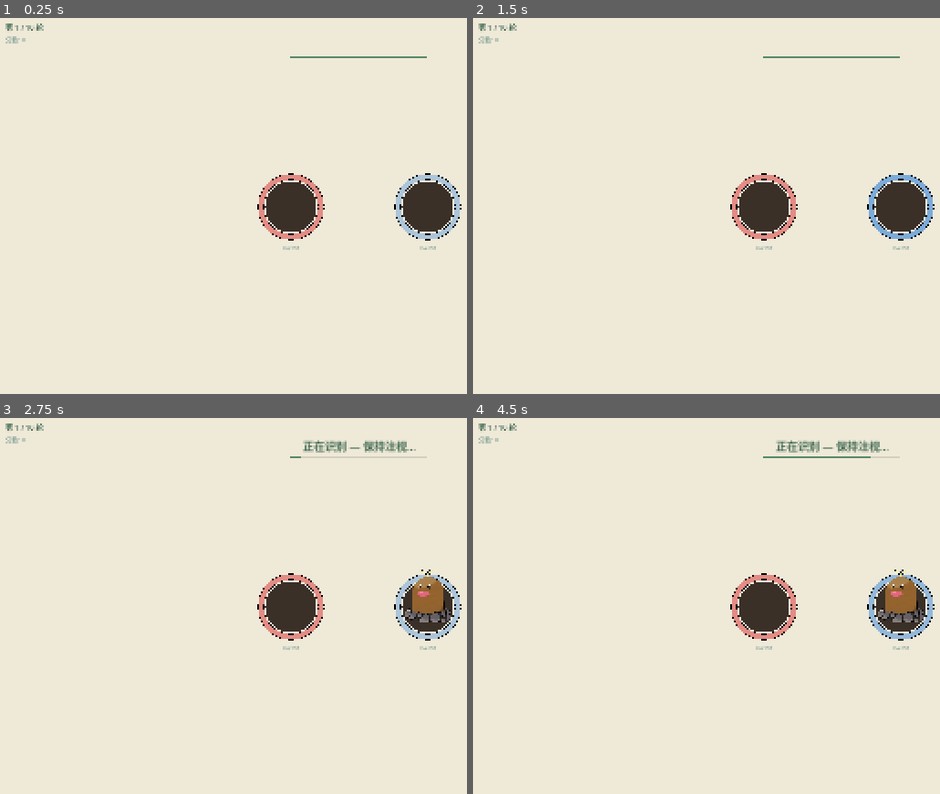
Above: before the commit, frames 1-4 (two rows, left to right).
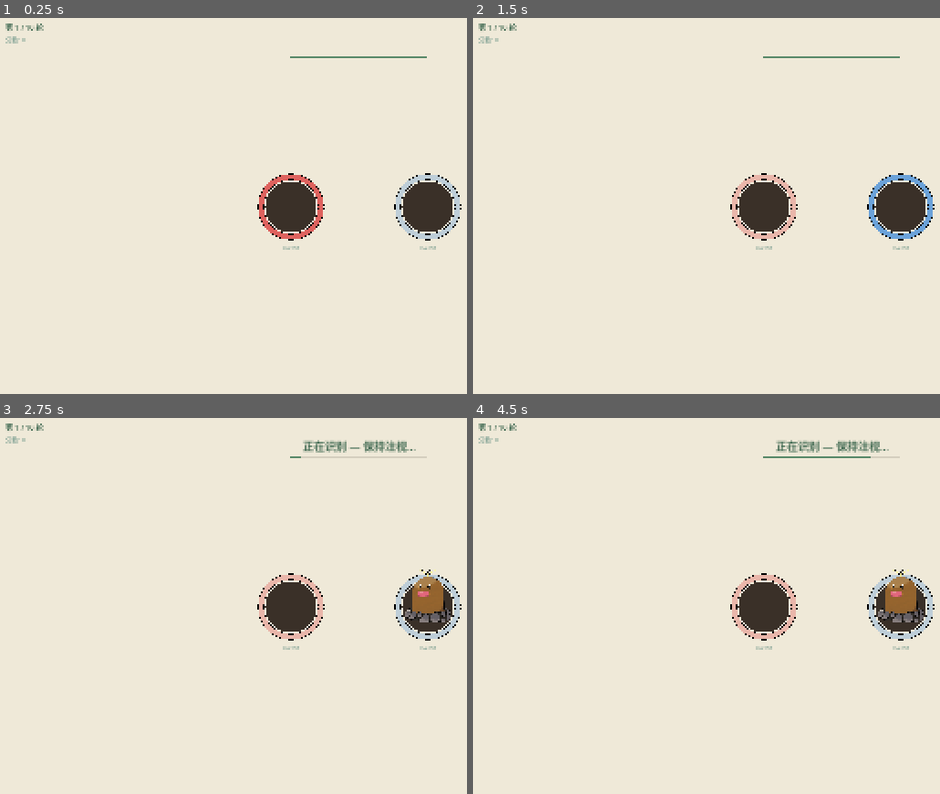
Above: after the commit, the same moments.

Repository: sssd903-tju/MetaBCI_Game
Game: Godot game, scene res://scenes/ssvep/SSVEPGame.tscn
The game is run twice, just before and just after one commit, with the same random seed, the same clock (stepped at 60 frames per second) and the same inputs. This scene is started directly instead of the project's main scene.
Inputs:
- Up to frame 1 (0.25 s): no input
- Up to frame 2 (1.5 s): tap Enter (ui_accept) at 0.5, 0.77 s; hold Up (ui_up) 0.53-1.28 s; tap 1 at 0.6 s; hold Down (ui_down) from 1.28 s (still down); tap 2 at 1.35 s
- Up to frame 3 (2.75 s): tap Enter (ui_accept) at 1.52 s; release Down (ui_down) at 2.03 s; hold Up (ui_up) from 2.03 s (still down); tap 3 at 2.1 s
- Up to frame 4 (4.5 s): tap 4 at 2.85 s; tap Enter (ui_accept) at 3.02, 3.77 s; release Up (ui_up) at 3.53 s; hold Down (ui_down) from 3.53 s (still down); tap 5 at 3.6 s; tap 1 at 4.35 s

The runs differ from the first frame. In frame 1, 0.5% of the frame differs, in the area x 55-70%, y 41-59%; in frame 2, 0.5%; in frame 3, 0.5%; in frame 4, 1.0%, in the area x 55-99%, y 41-59%.

Commit message:
feat: SSVEP 闪烁改为方波 — 黑白交替, 视觉刺激更强

Diff:
--- a/scripts/autoload/BCIConnector.gd
+++ b/scripts/autoload/BCIConnector.gd
@@ -12,6 +12,7 @@
 ##     {"type": "game_state", "score": 42, "player_y": 300}
 
 signal focus_data_received(ratio: float, theta: float, alpha: float, beta: float)
+signal ssvep_result_received(frequency: float, target_index: int)
 signal eeg_quality_changed(value: float)
 signal bci_connected()
 signal bci_disconnected()
@@ -110,6 +111,12 @@
 				latest_beta
 			)
 
+		"ssvep_result":
+			ssvep_result_received.emit(
+				data.get("frequency", 0.0),
+				data.get("target_index", -1)
+			)
+
 		"eeg_quality":
 			eeg_quality = data.get("value", 0.0)
 			eeg_quality_changed.emit(eeg_quality)
--- a/scripts/paradigms/ssvep/entities/mole_hole.gd
+++ b/scripts/paradigms/ssvep/entities/mole_hole.gd
@@ -52,7 +52,7 @@
 
 func _process(delta: float) -> void:
 	var t: float = Time.get_ticks_msec() / 1000.0
-	_flicker_brightness = (sin(t * frequency * TAU) + 1.0) / 2.0
+	_flicker_brightness = 1.0 if sin(t * frequency * TAU) >= 0 else 0.0
 
 	# 垂直滑动动画
 	if mole_visible and _mole_progress < 1.0:
--- a/scripts/paradigms/ssvep/ssvep_paradigm.gd
+++ b/scripts/paradigms/ssvep/ssvep_paradigm.gd
@@ -27,10 +27,12 @@
 
 
 func _on_bci_data(_data: Dictionary) -> void:
-	# SSVEP 解码结果: data["frequency"] 或 data["target_index"]
-	var freq: float = _data.get("frequency", 0.0)
-	if freq > 0.0:
-		_selected_hole = _grid.match_frequency(freq)
+	pass  # SSVEP 使用独立信号
+
+
+func _on_ssvep_result(frequency: float, target_index: int) -> void:
+	if target_index >= 0:
+		_selected_hole = target_index
 
 
 # --- 场景构建 ---
Not shown, added: python_bridge/ssvep_server.py
